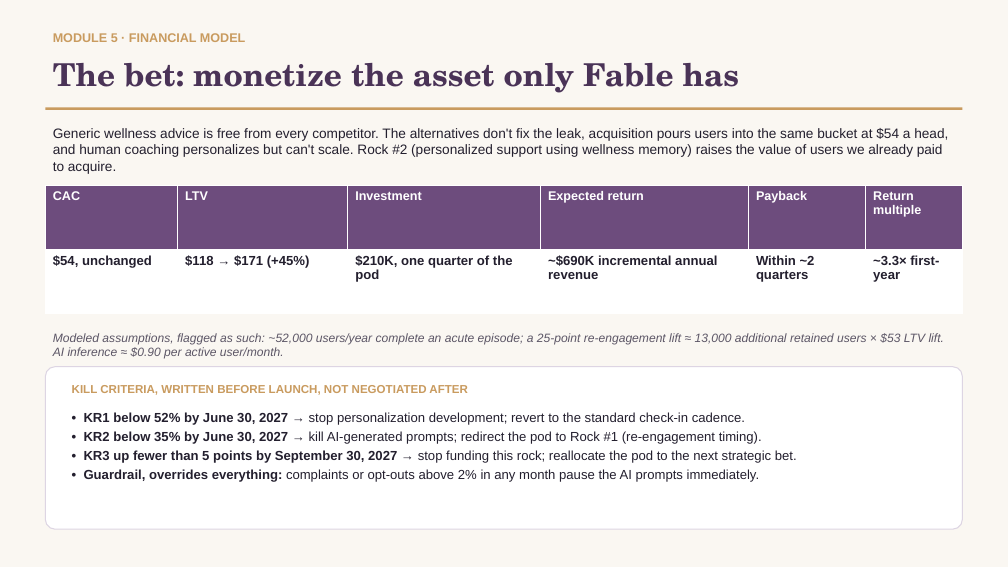
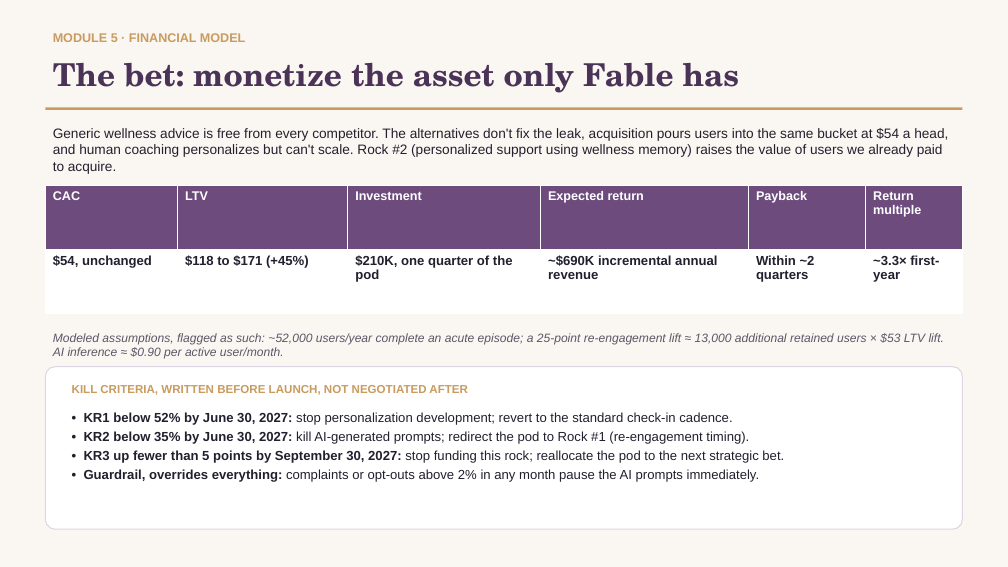
Before and after one commit to aliciachieko/Product-Leadership-Final, a slide deck: slide 5 of 05-insights/Fable-Final-Presentation.pptx. Drawn at 1008x567 pixels with LibreOffice and Linux fonts; fonts in the diff are those of the drawing. Boxes give left, top, right and bottom in pixels: in the first picture for what was removed or moved away, otherwise in the second. Text is boxed around its words. In the diff, an @@ line names an element or a change of style, - is before the commit and + after.

```diff
--- a/05-insights/Fable-Final-Presentation.pptx
+++ b/05-insights/Fable-Final-Presentation.pptx
@@ table at [45,185,963,314] @@
-row 2, column 2: $118 → $171 (+45%)
+row 2, column 2: $118 to $171 (+45%)
@@ text at [84,412,784,463]: text changed @@
-• KR1 below 52% by June 30, 2027 → stop personalization development; revert to the standard check-in cadence.
-• KR2 below 35% by June 30, 2027 → kill AI-generated prompts; redirect the pod to Rock #1 (re-engagement timing).
-• KR3 up fewer than 5 points by September 30, 2027 → stop funding this rock; reallocate the pod to the next strategic bet.
+• KR1 below 52% by June 30, 2027: stop personalization development; revert to the standard check-in cadence.
+• KR2 below 35% by June 30, 2027: kill AI-generated prompts; redirect the pod to Rock #1 (re-engagement timing).
+• KR3 up fewer than 5 points by September 30, 2027: stop funding this rock; reallocate the pod to the next strategic bet.
```
Also in this commit, not shown: 4 other slides changed.
